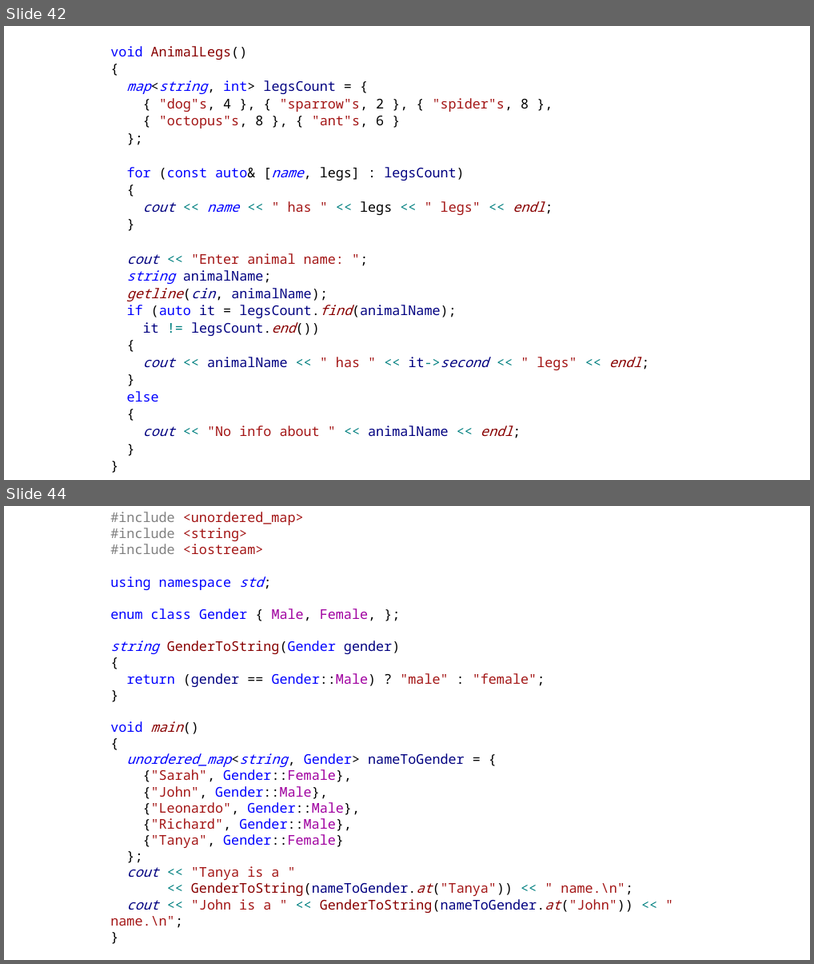
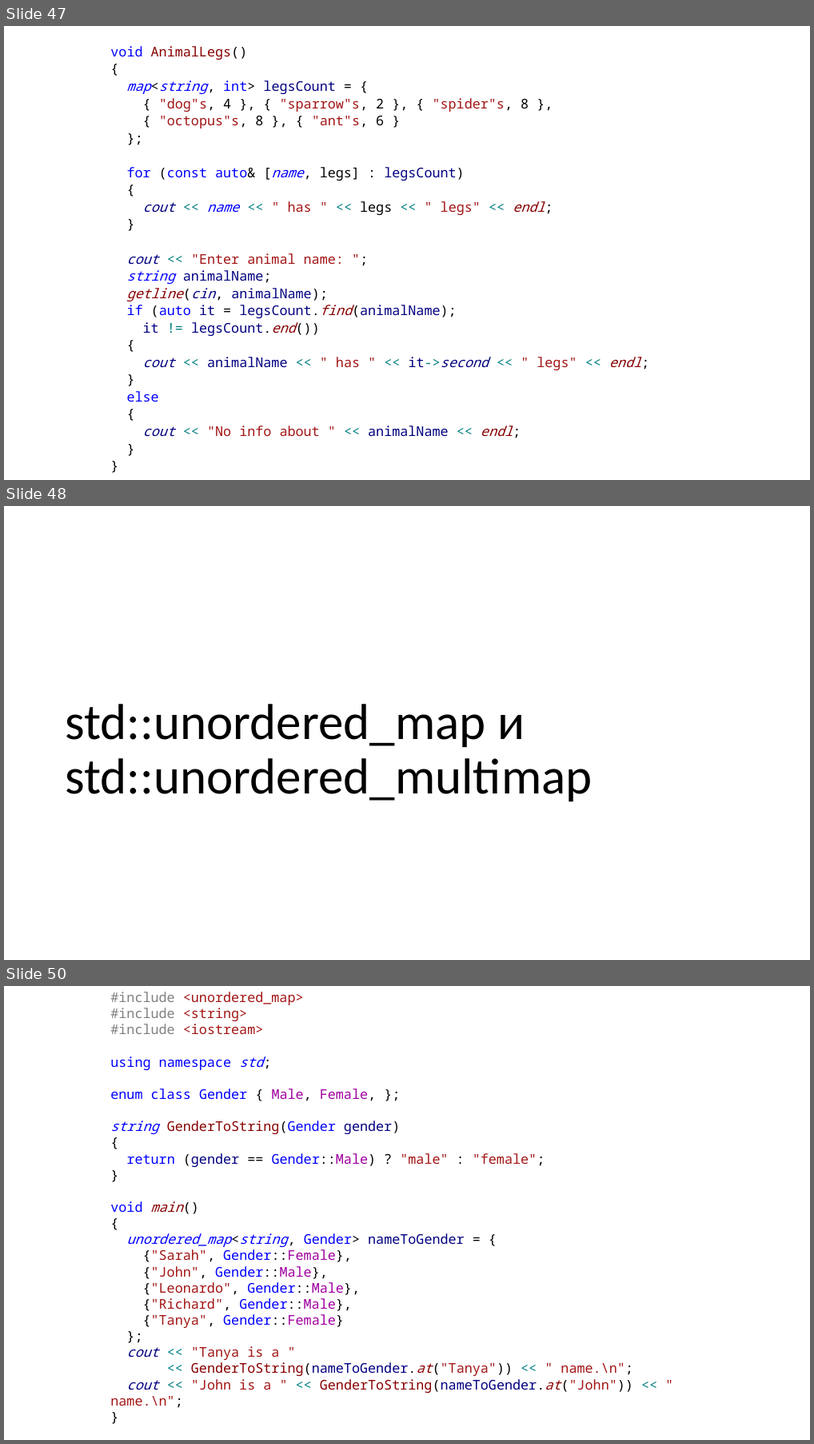
Before and after one commit to alexey-malov/oop, a slide deck: lectures/01/Стандартная библиотека.pptx. Shown one above the other, each under a label of ours: slides 42 and 44 before the commit, slides 47, 48 and 50 after it; the slides between them are not shown. The pictures are 814x964 and 814x1444 pixels, drawn with LibreOffice and Linux fonts; fonts in the diff are those of the drawing. Boxes give left, top, right and bottom in pixels: in the first picture for what was removed or moved away, otherwise in the second. Text is boxed around its words. In the diff, an @@ line names an element or a change of style, - is before the commit and + after.

```diff
--- a/lectures/01/Стандартная библиотека.pptx
+++ b/lectures/01/Стандартная библиотека.pptx
@@ slide 48 added at [4,506,810,960], background #FFFFFF @@
@@ title added at [65,704,592,801], 60 pt, text #000000 @@
+std::unordered_map и std::unordered_multimap
@@ what was slide 42 is now slide 47 @@
@@ what was slide 44 is now slide 50 @@
```
Also in this commit, not shown: 9 slides changed, 10 other slides added, 2 slides removed.
